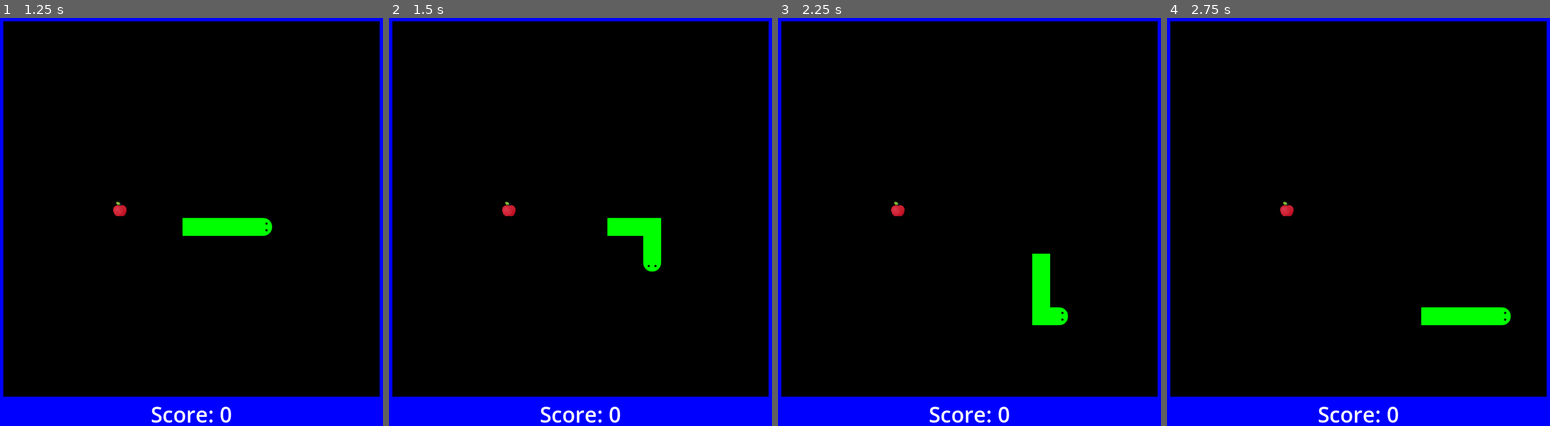
Above: before the commit, frames 1-4 (left to right).
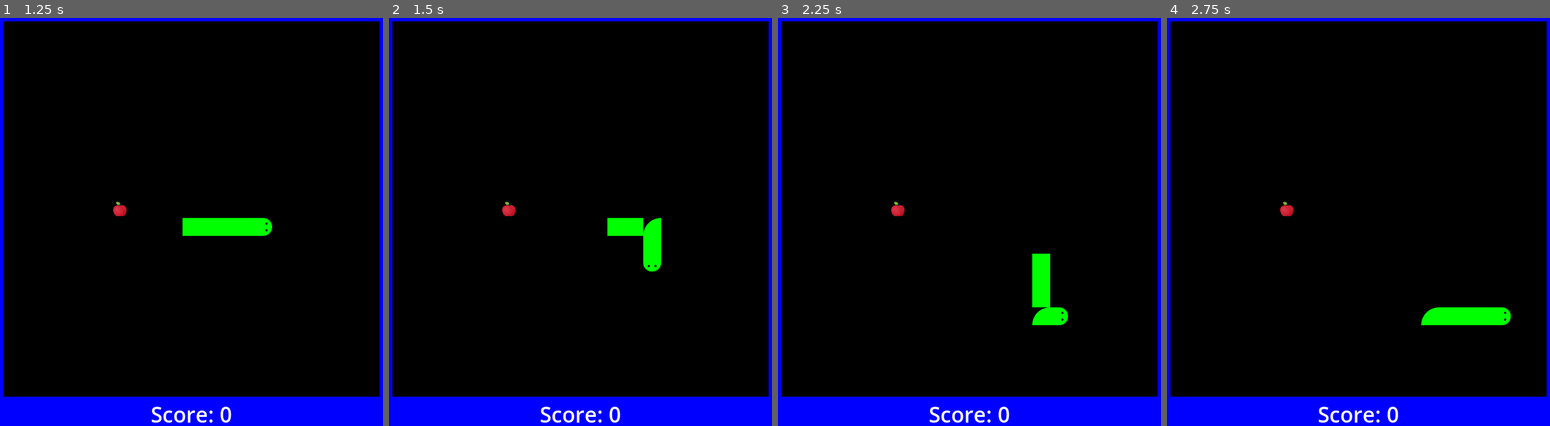
Above: after the commit, the same moments.

Repository: jedim101/snake
Game: Godot game, scene res://scenes/main.tscn
Same seed, same stepped clock (60 frames per second), same inputs: the game is played once before the commit and once after it.
Inputs:
- Up to frame 1 (1.25 s): hold Right (move_right) from 0.53 s (still down)
- Up to frame 2 (1.5 s): release Right (move_right) at 1.28 s; hold Down (move_down) from 1.28 s (still down)
- Up to frame 3 (2.25 s): release Down (move_down) at 2.03 s; hold Right (move_right) from 2.03 s (still down)
- Up to frame 4 (2.75 s): keep holding Right (move_right)

Frame 1 is identical in both runs. In frame 2, less than 0.1% of the frame differs, in the area x 66-71%, y 48-53%; in frame 3, less than 0.1%; in frame 4, less than 0.1%.

Commit message:
snake bends

Diff:
--- a/scenes/main.gd
+++ b/scenes/main.gd
@@ -4,7 +4,7 @@
 var direction : Vector2
 var next_direction : Vector2
 
-var start_position = Vector2(7 * 40 + 40, 11 * 40 + 40)
+var start_position = Vector2(7 * 40 + 60, 11 * 40 + 60)
 
 var snake: Array
 
@@ -16,11 +16,11 @@
 	get_tree().call_group("snake", "queue_free")
 	$GameOver.hide()
 	snake = [$Head]
-	$Head.position = start_position + Vector2(20, 20)
+	$Head.position = start_position
 	generate_apple()
 
 	for i in range(start_length - 1):
-		new_segment(start_position + Vector2(-(start_length - 1 - i) * 40, 0))
+		new_segment(start_position + Vector2(-(start_length - 1 - i) * 40, 0), false)
 
 	$Timer.start()
 
@@ -38,14 +38,17 @@
 	else:
 		$Apple.position = new_position
 
-func new_segment(pos):
-	var body_segment = ColorRect.new();
+func new_segment(pos, turn):
+	var body_segment = Sprite2D.new();
 	add_child(body_segment)
 
 	body_segment.position = pos
-	body_segment.size.x = 40
-	body_segment.size.y = 40
-	body_segment.color = "#00ff00"
+
+	if turn:
+		body_segment.set_texture(preload("res://assests/Turn.png"))
+	else:
+		body_segment.set_texture(preload("res://assests/Body.png"))
+
 	body_segment.add_to_group("snake")
 
 	snake.append(body_segment)
@@ -82,7 +85,7 @@
 		get_tree().paused = true
 		return
 
-	new_segment($Head.position - Vector2(20, 20))
+	new_segment($Head.position, ((snake[-1].position + new_head_position)/2 - $Head.position) / 20)
 	$Head.position = new_head_position
 
 	if new_head_position == $Apple.position:
Binary file added: assests/Body.png
Not shown, added: assests/Body.png.import
Binary file added: assests/Turn.png
Not shown, added: assests/Turn.png.import
